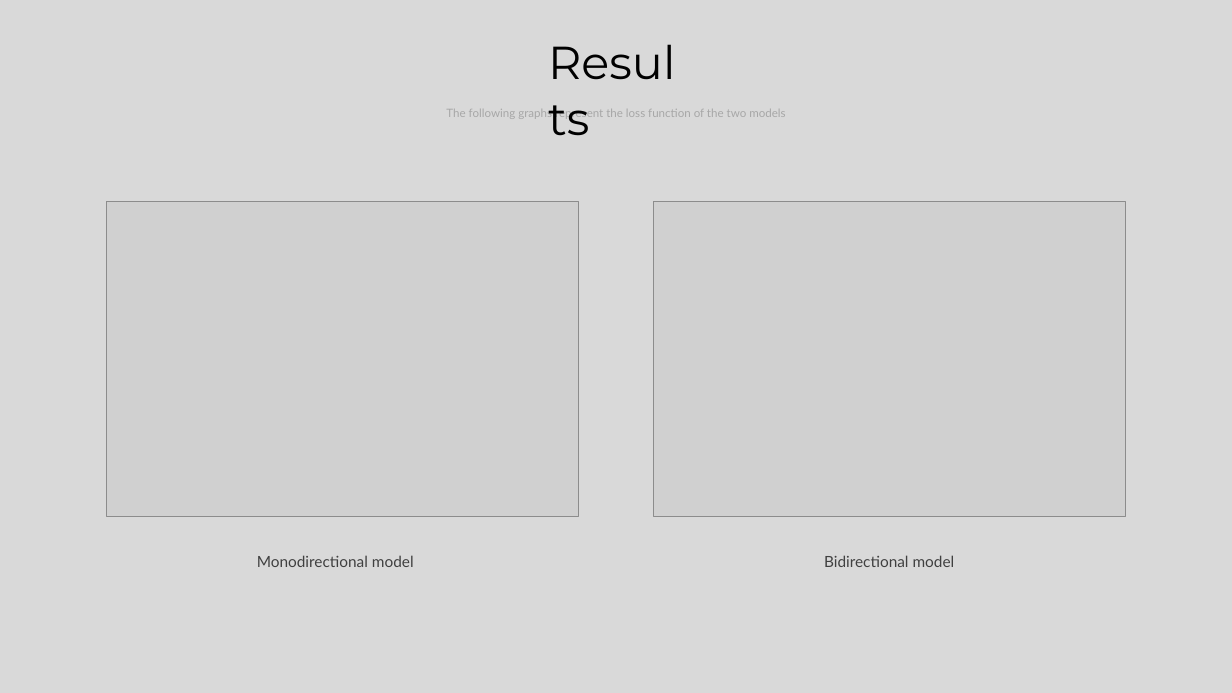
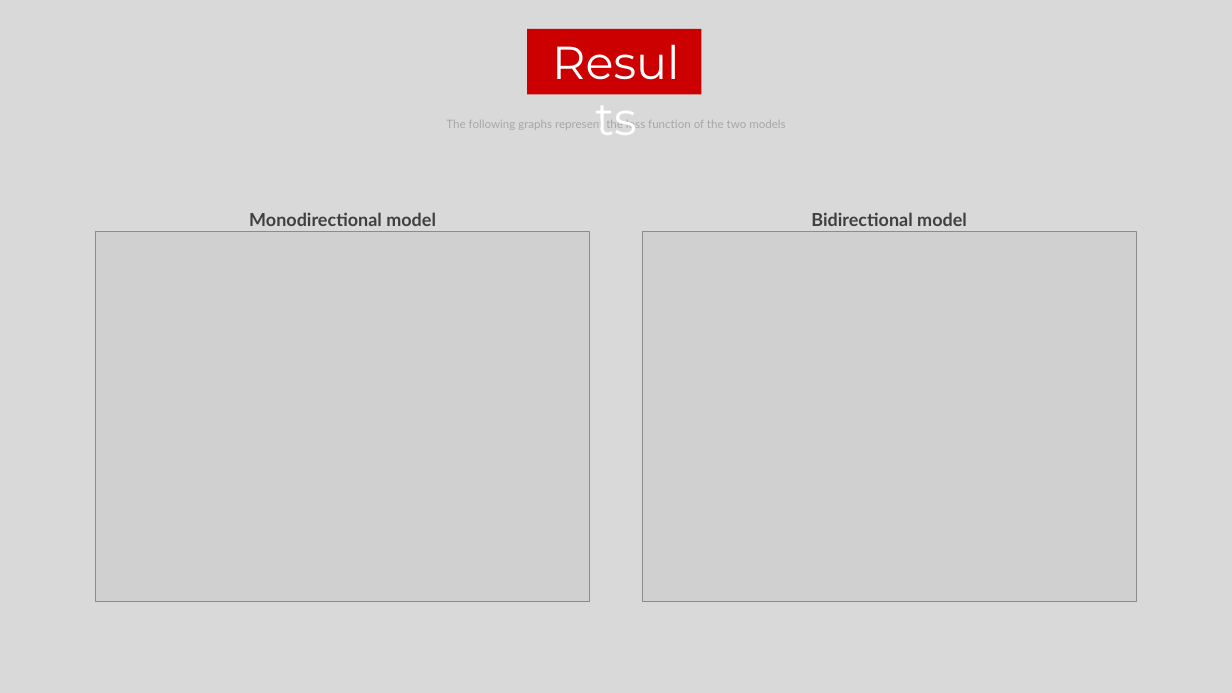
Before and after one commit to federicodeservi/TMS_project, a slide deck: slide 9 of presentation/presentation.pptx. Drawn at 1232x693 pixels with LibreOffice and Linux fonts; fonts in the diff are those of the drawing; grey boxes stand for pictures. Boxes give left, top, right and bottom in pixels: in the first picture for what was removed or moved away, otherwise in the second. Text is boxed around its words. In the diff, an @@ line names an element or a change of style, - is before the commit and + after.

```diff
--- a/presentation/presentation.pptx
+++ b/presentation/presentation.pptx
@@ rectangle added at [527, 29, 701, 94], fill #CC0001 @@
@@ text "Results" at [543, 30, 689, 95]: text colour #000000 to #FFFFFF; alignment left to centre @@
@@ text "The following graphs represent the ...": place and size @@
-text "The following graphs represent the ..." at [446, 107, 785, 120]
+text "The following graphs represent the ..." at [446, 120, 785, 130]
@@ text "Monodirectional model": place and size @@
-text "Monodirectional model" at [257, 555, 414, 567]
+text "Monodirectional model" at [249, 212, 436, 226]
@@ text "Monodirectional model" at [249, 212, 436, 226]: size 12 to 14 pt, bold on @@
@@ text "Bidirectional model" at [811, 212, 967, 226]: size 12 to 14 pt, bold on @@
@@ text "Bidirectional model": place and size @@
-text "Bidirectional model" at [824, 555, 955, 567]
+text "Bidirectional model" at [811, 212, 967, 226]
@@ picture: place and size @@
-picture at [107, 201, 579, 516]
+picture at [95, 232, 589, 603]
@@ picture: place and size @@
-picture at [653, 201, 1126, 516]
+picture at [642, 232, 1136, 603]
```
Also in this commit, not shown: 6 other slides changed, 1 slide added, 9 other files.
